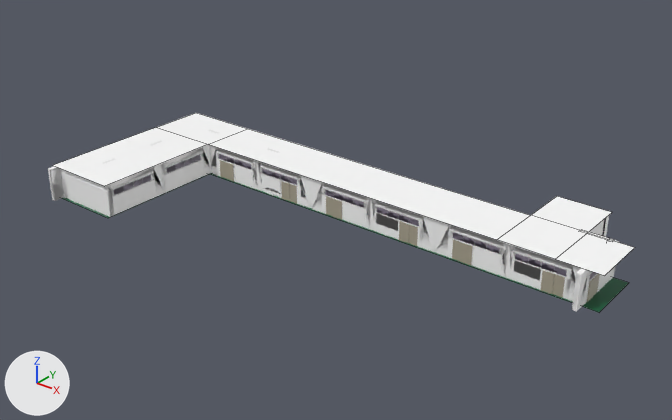
A saved change to the FBX model Assets/Model/rouka.fbx.
The view is the same before and after, from a 50 mm lens placed at (209.0, -218.9, 132.6), pointed at (44.9, -13.8, 5.5). The axes (+X, +Y, +Z) are drawn at lower left. The lights are the same throughout. Mesh edges are drawn as thin lines on the coarser meshes. Where no turn or scale is listed for an object, it has been applied to the vertices. Vertices at the same position are counted once.

Objects in the first picture: 'L_3.001', 'L_4', 'L_4.001', 'Mado_R.001', 'Mado_R.002', 'Mado_R.010', 'Mado_R.019', '平面.001', '平面.002', '立方体.009'.
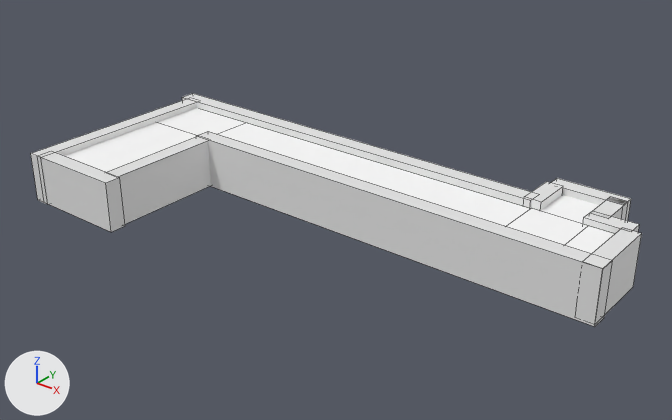
Where the change shows, as pixel boxes (x1, y1, x2, y2) in the pictures (672 x 420 px):
'gard', added
    after: (196, 131, 612, 327)
'平面.002', reshaped, moved
    before: (53, 113, 635, 276)
    after: (65, 108, 614, 253)
'gard.004', added
    after: (182, 93, 531, 209)
'gard.001', added
    after: (106, 137, 211, 224)
'gard.002', added
    after: (40, 151, 125, 232)
'gard.003', added
    after: (31, 99, 197, 204)
'gard.005', added
    after: (592, 229, 642, 314)
'gard.009', added
    after: (551, 178, 631, 221)
'gard.006', added
    after: (583, 211, 640, 234)
'gard.008', added
    after: (524, 182, 563, 211)
'gard.007', added
    after: (591, 197, 628, 220)
part 1 of me_平面_002, added
    after: (65, 108, 614, 253)
'Mado_R.019', unchanged, covered by the edit
    before: (434, 217, 591, 305)
'Mado_R.010', unchanged, covered by the edit
    before: (311, 176, 438, 252)
'Mado_R.001', unchanged, covered by the edit
    before: (209, 141, 313, 208)
'L_4.001', unchanged, covered by the edit
    before: (104, 161, 166, 215)

The change, as a diff of the scene's bpy script:
```diff
--- a/Assets/Model/rouka.fbx.py
+++ b/Assets/Model/rouka.fbx.py
@@ me_平面_002 @@
 # used by ob_平面_002; location = (53.2, -0.3, 11.2)
-me_平面_002.from_pydata(...)  # 18 vertices, 6 faces; spans x -95.0..78.0, y -55.0..27.0, z 0.0
+me_平面_002.from_pydata(...)  # 32 vertices, 26 faces; spans x -95.0..78.0, y -55.0..27.0, z 0.0..2.0
+# me_平面_002 part 1
+# 14 vertices are added at x -95.0..78.0, y -55.0..27.0, z 2.0
+# 20 new faces join them
 me_平面_002.materials.append(mat_kabe_001)
@@ me_立方体_063 @@
+me_立方体_063.from_pydata(...)  # a box spanning x -2.8..2.8, y -12.5..12.5, z -8.4..8.4
@@ me_立方体_067 @@
+me_立方体_067.from_pydata(...)  # a box spanning x -11.9..11.9, y -2.8..2.8, z -8.4..8.4
@@ me_立方体_065 @@
+me_立方体_065.from_pydata(...)  # a box spanning x -2.8..2.8, y -7.1..7.1, z -8.4..8.4
@@ me_立方体_062 @@
+me_立方体_062.from_pydata(...)  # a box spanning x -74.1..74.1, y -2.8..2.8, z -8.7..8.7
@@ me_立方体_059 @@
+me_立方体_059.from_pydata(...)  # a box spanning x -2.8..2.8, y -20.2..20.2, z -8.4..8.4
@@ me_立方体_061 @@
+me_立方体_061.from_pydata(...)  # a box spanning x -2.8..2.8, y -35.7..35.7, z -8.4..8.4
@@ me_立方体_060 @@
+me_立方体_060.from_pydata(...)  # a box spanning x -17.4..17.4, y -2.8..2.8, z -8.4..8.4
@@ me_立方体_064 @@
+me_立方体_064.from_pydata(...)  # a box spanning x -7.0..7.0, y -2.8..2.8, z -8.4..8.4
@@ ob_平面_002 @@
 ob_平面_002 = bpy.data.objects.new('平面.002', me_平面_002)
-ob_平面_002.location = (53.2, -0.3, 11.2)
+ob_平面_002.location = (53.2, -0.3, 11.1)
@@ ob_gard_005 @@
+ob_gard_005 = bpy.data.objects.new('gard.005', me_立方体_063)
+ob_gard_005.location = (129.8, -2.3, 7.3)
@@ ob_gard_009 @@
+ob_gard_009 = bpy.data.objects.new('gard.009', me_立方体_067)
+ob_gard_009.location = (109.4, 27.2, 7.3)
@@ ob_gard_007 @@
+ob_gard_007 = bpy.data.objects.new('gard.007', me_立方体_065)
+ob_gard_007.location = (118.8, 20.3, 7.3)
@@ ob_gard_004 @@
+ob_gard_004 = bpy.data.objects.new('gard.004', me_立方体_062)
+ob_gard_004.location = (25.1, 12.4, 7.4)
@@ ob_gard_001 @@
+ob_gard_001 = bpy.data.objects.new('gard.001', me_立方体_059)
+ob_gard_001.location = (-12.4, -34.5, 7.3)
@@ ob_gard_003 @@
+ob_gard_003 = bpy.data.objects.new('gard.003', me_立方体_061)
+ob_gard_003.location = (-44.0, -24.1, 7.3)
@@ ob_gard_002 @@
+ob_gard_002 = bpy.data.objects.new('gard.002', me_立方体_060)
+ob_gard_002.location = (-26.1, -56.8, 7.3)
@@ ob_gard @@
+ob_gard = bpy.data.objects.new('gard', me_立方体_062.copy())
+ob_gard.location = (58.8, -12.5, 7.4)
@@ ob_gard_006 @@
+ob_gard_006 = bpy.data.objects.new('gard.006', me_立方体_064)
+ob_gard_006.location = (123.0, 12.4, 7.3)
@@ ob_gard_008 @@
+ob_gard_008 = bpy.data.objects.new('gard.008', me_立方体_065.copy())
+ob_gard_008.location = (99.5, 17.3, 7.9)
```
